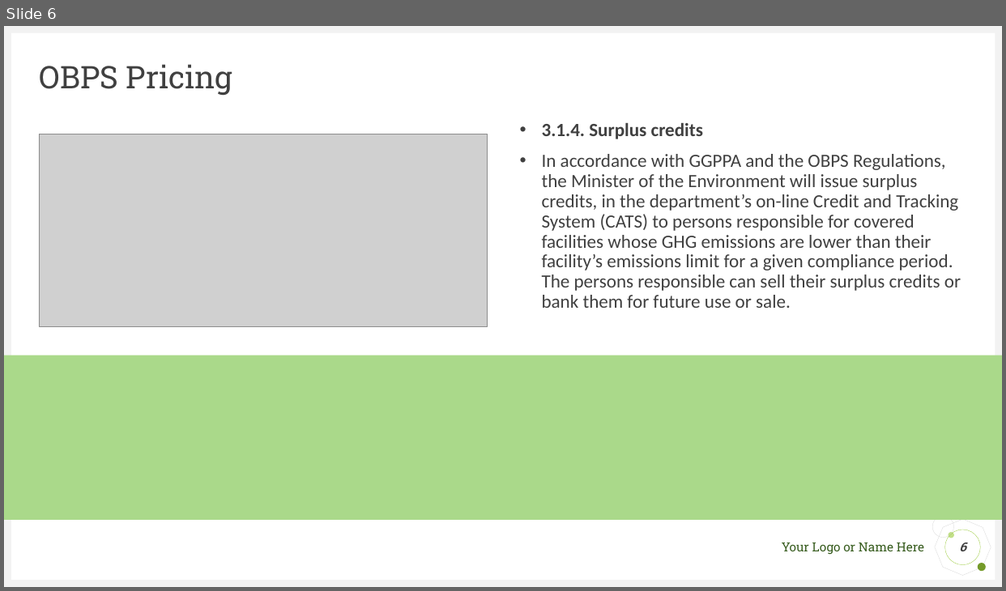
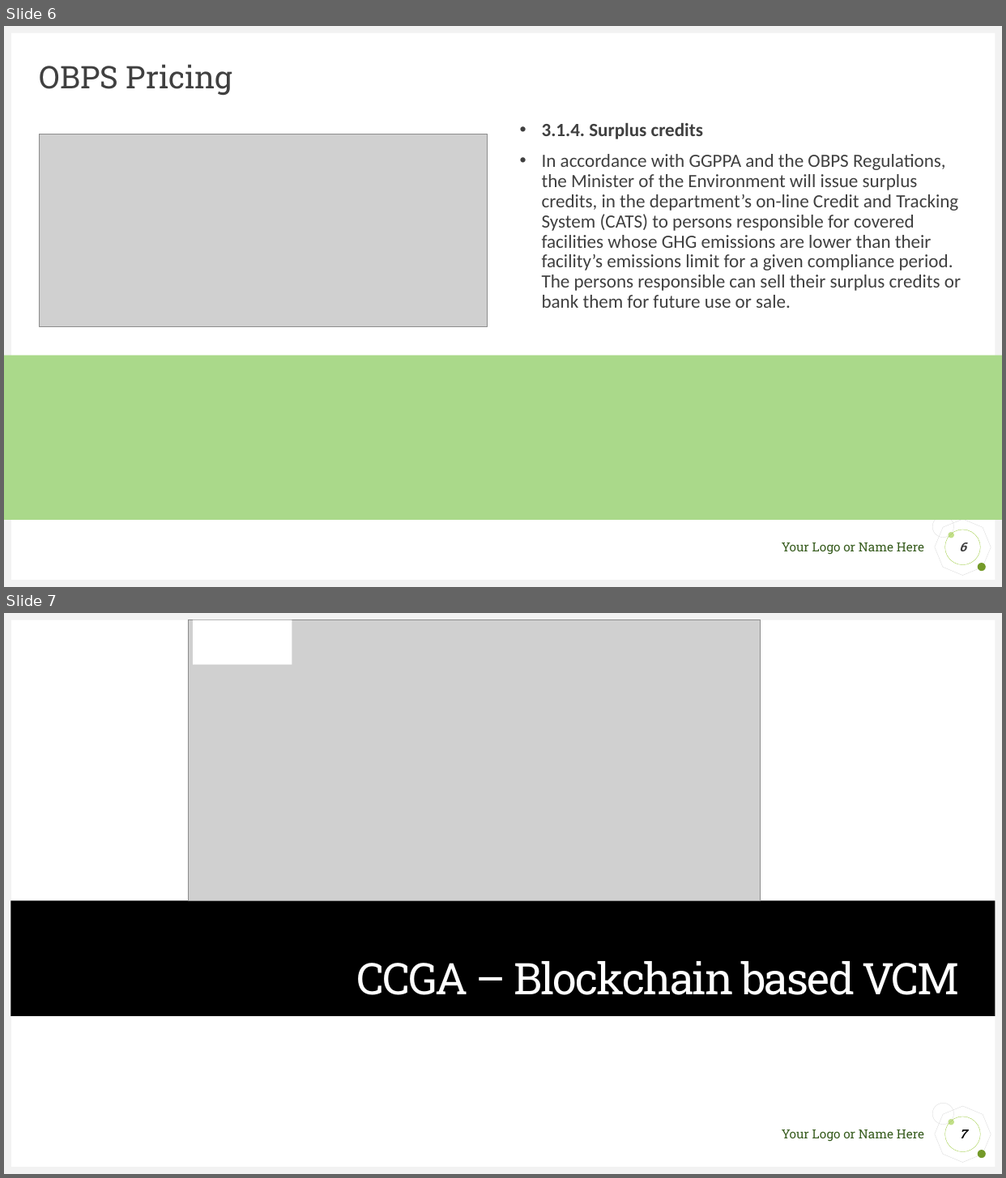
Before and after one commit to saimzuberi/Carbon_Credit_Market, a slide deck: Project Presentation/Final Presentation .pptx. Shown one above the other, each under a label of ours: slide 6 before the commit, slides 6 and 7 after it. The pictures are 1006x591 and 1006x1178 pixels, drawn with LibreOffice and Linux fonts; fonts in the diff are those of the drawing; grey boxes stand for pictures. Boxes give left, top, right and bottom in pixels: in the first picture for what was removed or moved away, otherwise in the second. Text is boxed around its words. In the diff, an @@ line names an element or a change of style, - is before the commit and + after.

```diff
--- a/Project Presentation/Final Presentation .pptx
+++ b/Project Presentation/Final Presentation .pptx
@@ slide 7 added at (4, 613, 1002, 1174), background #FFFFFF; not listed: 9 template elements that a slide beside it also shows @@
@@ picture added at (188, 619, 761, 901) @@
@@ rectangle added at (193, 619, 292, 665), fill #FFFFFF @@
@@ title added at (10, 901, 995, 1016), fill #000000, 42 pt, text #FFFFFF @@
+CCGA – Blockchain based VCM
@@ page number added at (945, 1117, 980, 1152), outline #9ACB39 0.25 pt, 12 pt, text #000000, bold, italic @@
+7
```
Also in this commit, not shown: 4 slides changed, 8 other slides added, 12 slides removed, 9 other files.
